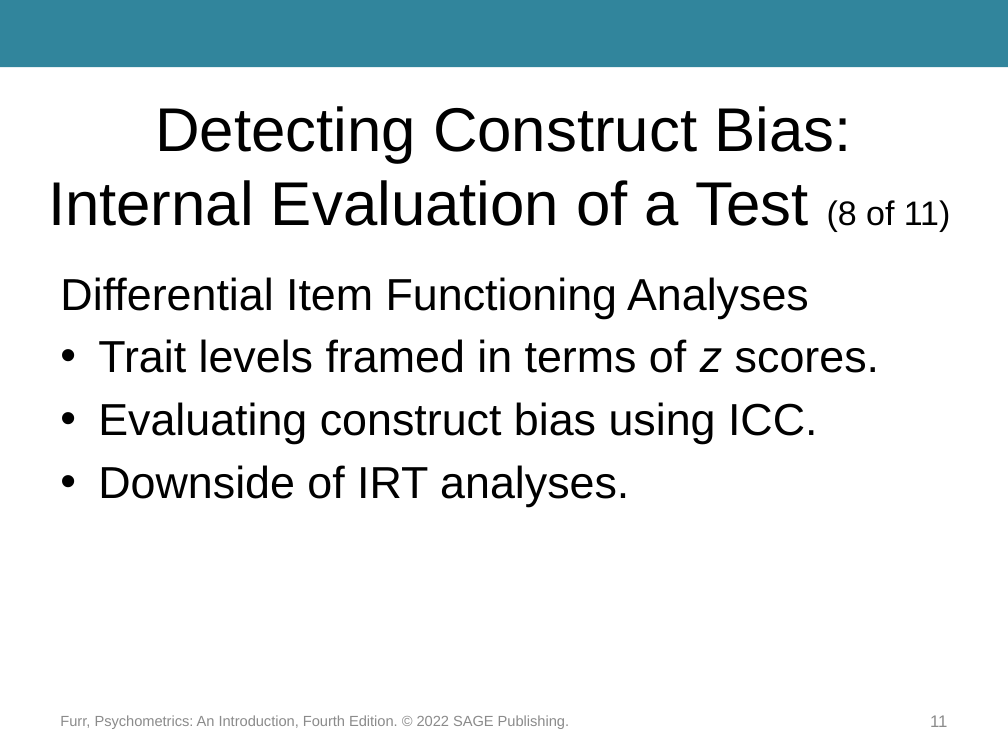
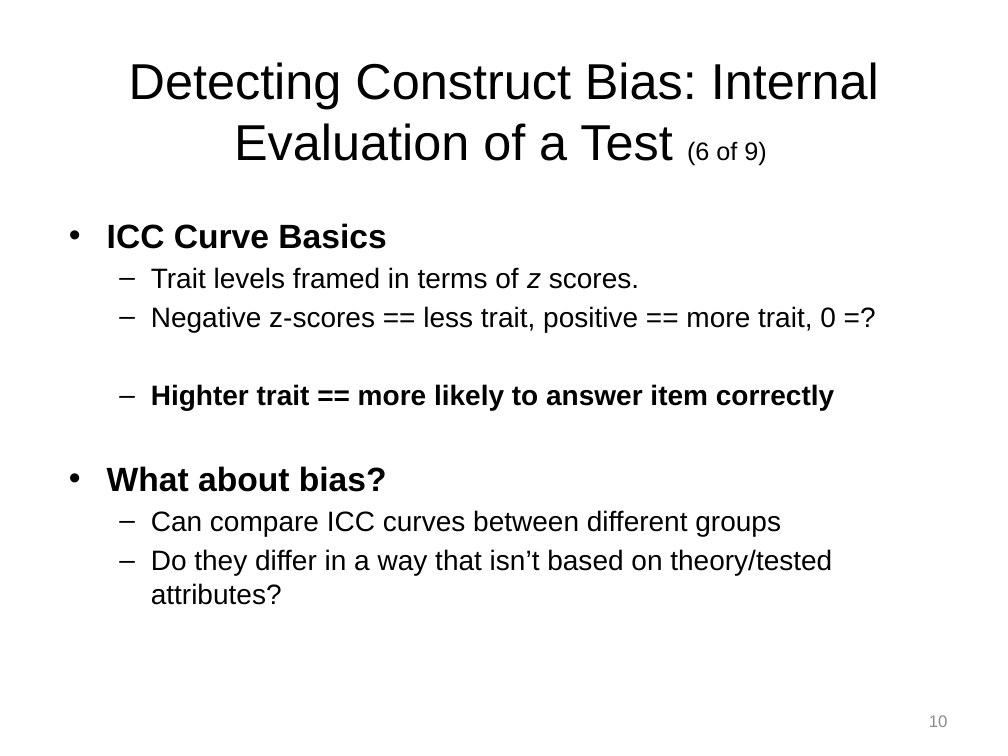
Before and after one commit to npm27/Teaching-Materials, a slide deck: slide 10 of Tests and Eval/Slides/Furr_4e_Ch11_Presentation.pptx (slide 11 before the commit). Drawn at 1008x756 pixels with LibreOffice and Linux fonts; fonts in the diff are those of the drawing. Boxes give left, top, right and bottom in pixels: in the first picture for what was removed or moved away, otherwise in the second. Text is boxed around its words. In the diff, an @@ line names an element or a change of style, - is before the commit and + after.

```diff
--- a/Tests and Eval/Slides/Furr_4e_Ch11_Presentation.pptx
+++ b/Tests and Eval/Slides/Furr_4e_Ch11_Presentation.pptx
@@ rectangle removed at (0,0,1008,68) @@
@@ title at (129,62,879,165): text changed; size 44.1 to 36 pt @@
-Detecting Construct Bias: Internal Evaluation of a Test (8 of 11)
+Detecting Construct Bias: Internal Evaluation of a Test (6 of 9)
@@ text "ICC Curve Basics": place and size @@
-text "ICC Curve Basics" at (60,277,879,507)
+text "ICC Curve Basics" at (107,223,836,605)
@@ text at (107,223,386,249): text changed; size 32 to 24 pt; bold on @@
-Differential Item Functioning Analyses
+• ICC Curve Basics
@@ text at (151,267,639,289): size 32 to 20 pt in "Trait levels framed in terms of z ..."; bullet • to –; list level 1 to 2 in "Trait levels framed in terms ..." @@
@@ text at (107,306,836,605): text changed; size 32 to 20 pt @@
-• Evaluating construct bias using ICC.
-• Downside of IRT analyses.
+  – Negative z-scores == less trait, positive == more trait, 0 =?
+  – Highter trait == more likely to answer item correctly
+• What about bias?
+  – Can compare ICC curves between different groups
+  – Do they differ in a way that isn’t based on theory/tested attributes?
@@ text removed at (60,715,569,729) @@
-Furr, Psychometrics: An Introduction, Fourth Edition. © 2022 SAGE Publishing.
@@ page number at (929,715,948,727): text changed @@
-11
+10
```
Also in this commit, not shown: 22 other slides changed, 4 slides added, 12 slides removed, 6 other files.
